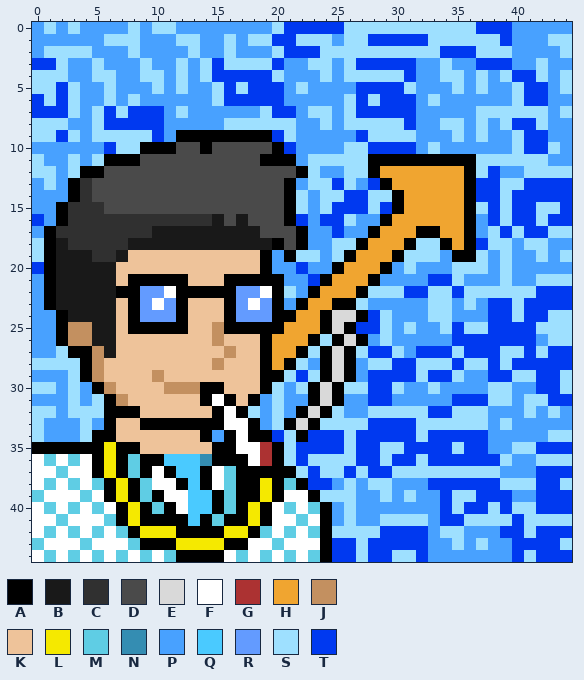
Pixel-art sprite: frontend/public/images/team/rahul_stonked.png. Above: the version before the commit.
The file is 450x450 pixels, drawn in blocks of 10x10; one block is one cell here.
Palette (. is transparent): A #000000  B #191919  C #303030  D #4a4a4a  E #d9d9d9  F #ffffff  G #ac3232  H #f0a530  J #c39060  K #eec39a  L #f5e900  M #5fcde4  N #348db2  P #48a1ff  Q #4acaff  R #639bff  S #9ee0ff  T #0039f0
Pixels before, first column x 0:
 0 PSPSPPPPSPSSPPPPPPPPSTTTTTSSSSSSSSSSSTTTPPPPP
 1 PPPPPPSSSPPPSSPPSPSSTTSSSPSSTTTTTSSSSSSTPPPSS
 2 PSSSSPPPSPPPPSPPSPPPSTTTSSSSSSSSSSTTTSSSPPPPS
 3 TTSPPSPPPSPPSPSTSSSSTPPSSPSTTTTTPPSPPTTTPPSPP
 4 SSSPPSSPPSSPSPSTTTTTSPPPSPSSSSSTPPSSPSPSTTSPS
 5 SSTSPPSPPPSPSPPSTSTTTPSPPPPTTTTSPPPSPSPPSTTPS
 6 TSTSPPSPSPPPPPPSTTTTTPPPPPSTSTTTPSPPPPPPSTTPP
 7 TTTSPSTSTTTPSPPPPPPSTTPSSPSTTTTTPPPPPSSSSSSPS
 8 SSSPPSTTTTTPPPPPSSSSSSPPSPSSSSSTPPSSPSPSTTSPP
 9 SSTSPSSSSSTPAAAAAAAATSPPPPPTSSSSPPPSPSPPSTTPP
10 PPPPPPTSSAAADDADDDDDATPPPPSSTTTTPSPPPPPPSTTSP
11 SPPSPSAAADDDDDDDDDDAAAPSSSSSAAAAAAAAASSSSSSPP
12 SSPSAADDDDDDDDDDDDDDDDASPPSSAHHHHHHHASTPPSSSS
13 PSPACDDDDDDDDDDDDDDDDAPSSTSPTAHHHHHHATTSSTTTT
14 PPPACDDDDDDDDDDDDDDDDASPSSTTSSAHHHHHATTSTTTTT
15 PPACCCDDDDDDDDDDDDDDDASPSTTTSTAHHHHHASTSTTSST
16 TPACCCCCCCCCCCCBDBDDDATPTTSPPAHHHHHHAPTSTTSTT
17 PACCCCCCCCBBBBBBBBBDDDAPPTPPAHHHAAHHAPSTSTTSS
18 SABCCCCCBBBBBBBBBBBBADAPPSSAHHHASSAHATSSPSSPP
19 SABBBCCBKKKKKKKKKKKAPASSPSAHHHASSSPAASPSPPSPS
20 TABBBBBKKKKKKKKKKKKAPPTPPAHHHAPSPPPSSSPSPPPPP
21 PABBBBBKAAAAAKKKAAAAAPPTAHHHAPPPPTTSPPPSPPSSS
22 PABBBBBAARRFAAAAARRFASPAHHHASSSTTSSTSSSSSSTTT
23 PABBBBBKARFRAKKKARFRAPAHHAASPPPPPSSPSPTTSTTTT
24 PPABBBBKARRRAKKKARRRAAHHAEEATSPPPSSPPPTTSTTSS
25 PPAJJBBKAAAAAKKJAAAAAHHHAEATTSPSPPSTSSTTTTSSS
26 PPAJJBBKKKKKKKKJKKKAHHHASAEAPSPPPPPTTTTTTTPSS
27 PPSAAJBKKKKKKKKKJKKAHHASAEASTTSPTTTSTTTSSTSTT
28 SSSSAJKKKKKKKKKJKKKAHASPAEAPSSTTSSSTSSTSTTTTT
29 PPPSAJKKKKJKKKKKKKKAASTSAEAPTTTTSTTSPPTTSSTTS
30 SSPSPAJKKKKJJJAAKKKASPSAEASSTTSPPSPPPPSSPPTTS
31 PPPSPSAJKKKKKKAFAKAPSPPAEAPPTTPPPPPTTTSSPSSTT
32 SSPSSSAAAKKKKKKAFASPSPAEASPPSSSSSTTSSSPPPSPSP
33 SPPPSPAKKAAAAAAAFFAPSAEASSSSTTTTSSSSSSPSPPPPP
34 SPPPSAAKKKKKKKAPAFAATSATTTSTTTTTSTTTTTPPPPPSS
35 AAAAAALAAKKKKKKAAFFGASTTTTSTTSSTTTTSTTPPSSTTT
36 FMFMFALAMAAQQQNAAAFGASTSSSSTTSTTSTTTTTTSPPSSS
37 FFMFFALAMAFAQQAFMAAAAASTSSTSTTSSSSSSSSSPPPTTT
38 FMFMFMALAMFFAQAFMAALAMATTPSPSSPPPTTTTTTSSSTTS
39 MFFFMFALAMAFFQQAMAALAFFASSSPPSPSPPTSSTTTPPTTT
40 FMFMFMFALAMAFQQAMALAFMFMAPSPPPPPPPTSTTSTSSTTT
41 FFMFFFMALAAAAQAMAALAFFMFAPSPPSSSSPTTSSSSTSSSS
42 FMFMFMFMALLLAAAALLAMFMFMASSSSTTTTPSSPPPTTSTTT
43 MFFFMFFFMAAALLLLAAFFMFFFATTSTTTTTPPSPSPPTTTTS
44 FMFMFMFMFMFMAAAAFMFMFMFMATTSTTSSTPPPPPPPTSTTT
After:
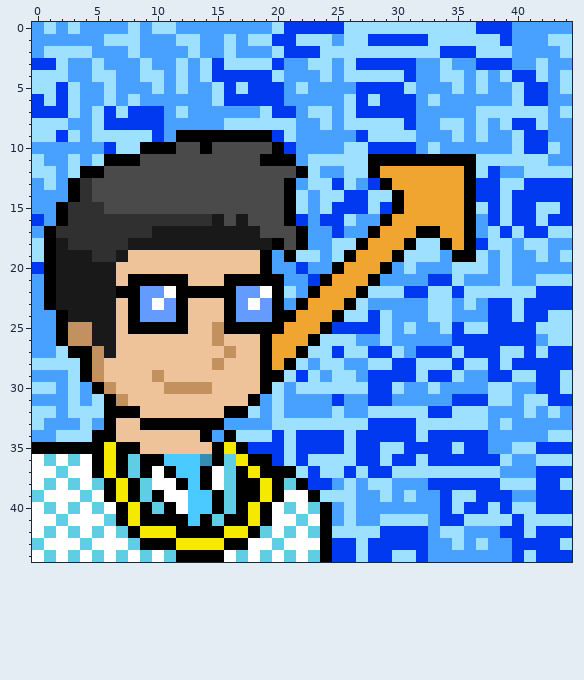
From old to new:
The edit turns colour E into colour A in row 24 at x 25.
The edit turns colour F into colour A in row 32 at x 16; in row 35 at x 17; in row 36 at x 18.
The edit turns colour G into colour A in row 36 at x 19.
The edit turns colour A into colour H in row 23 at x 25; in row 24 at x 24.
The edit turns colour A into colour J in row 30 at x 14.
The edit turns colour A into colour K in row 30 at x 15; in row 31 at x 14 and 16; in row 32 at x 15.
The edit turns colour F into colour K in row 31 at x 15.
The edit turns colour A into colour L in row 35 at x 16; in row 36 at x 17; in row 37 at x 18.
The edit turns colour A into colour M in row 36 at x 16.
The edit turns colour A into colour P in row 26 at x 27; in row 28 at x 26; in row 29 at x 24; in row 31 at x 23; in row 32 at x 22 and 24; in row 33 at x 18.
The edit turns colour E into colour P in row 31 at x 24; in row 32 at x 23.
The edit turns colour F into colour P in row 33 at x 16 to 17.
The edit turns colour S into colour P in row 34 at x 0.
The edit turns colour A into colour S in row 24 at x 27; in row 26 at x 25; in row 27 at x 24 and 26; in row 28 at x 24; in row 29 at x 26; in row 30 at x 23 and 25.
The edit turns colour A into colour S in row 33 at x 21 and 23; in row 34 at x 18 to 19.
The edit turns colour E into colour S in row 24 at x 26; in row 26 at x 26; in rows 28 to 29 at x 25; in row 30 at x 24; in row 33 at x 22.
The edit turns colour F into colour S in row 34 at x 17.
The edit turns colour P into colour S in row 34 at x 2 to 3.
The edit turns colour A into colour T in row 25 at x 26; in row 31 at x 25; in row 34 at x 22; in rows 35 to 36 at x 20.
The edit turns colour E into colour T in row 25 at x 25; in row 27 at x 25.
The edit turns colour F into colour T in row 35 at x 18.
The edit turns colour G into colour T in row 35 at x 19.
